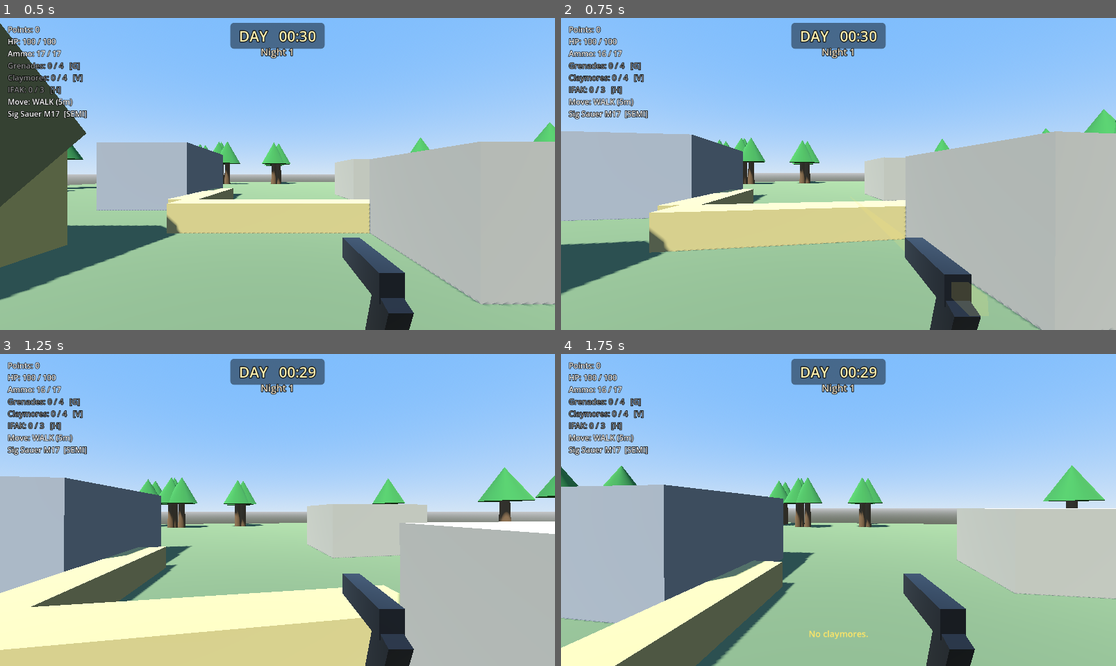
Above: before the commit, frames 1-4 (two rows, left to right).
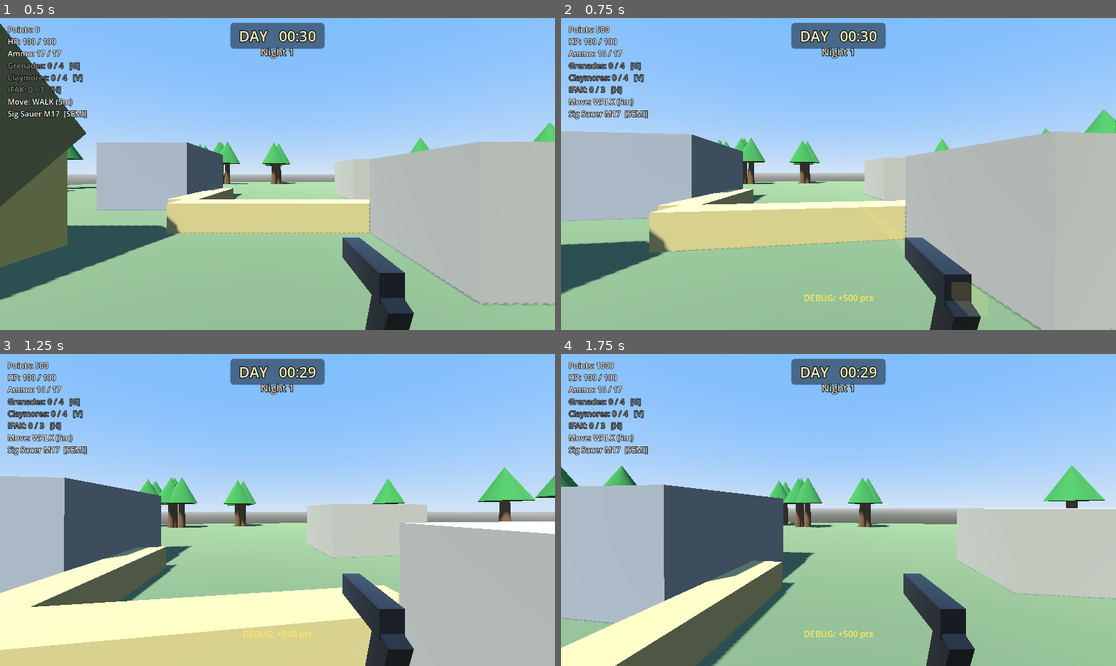
Above: after the commit, the same moments.

Repository: aepibailey/Zombie-Game
Game: Godot game, scene res://scenes/Main.tscn
The game is run twice, just before and just after one commit, with the same random seed, the same clock (stepped at 60 frames per second) and the same inputs.
Inputs (mouse positions are in pixels of both pictures, inside the frame that each line leads up to):
- Up to frame 1 (0.5 s): no input
- Up to frame 2 (0.75 s): tap Enter at 0.5 s; move the mouse to (866, 174) at 0.52 s; hold W from 0.53 s (still down); tap I at 0.6 s; click (866, 174) at 0.67 s
- Up to frame 3 (1.25 s): keep holding W; tap Space at 0.77 s
- Up to frame 4 (1.75 s): keep holding W; move the mouse to (810, 510) at 1.27 s; tap V (equip_claymore) at 1.35 s; tap Space at 1.52 s; tap I at 1.55 s

Frame 1 is identical in both runs. In frame 2, 0.2% of the frame differs, in the area x 6-57%, y 2-92%; in frame 3, 0.1%; in frame 4, 0.2%.

Commit message:
TEMPORARY: debug key I grants 500 points (Prompt C gate 2)
The codebase had no way to grant points, and gate 2's shopping list
needs about 65 points to touch every spend category in one Day. One
constant and one branch in Main's existing debug-key handler, next to
J/K/L/M. It goes through PointsManager.add_points, so it is an ordinary
award to the run log (it shows in that row's points_earned) and the
bank assertion stays honest.

To be removed before Prompt C phase 3 ends.

Co-Authored-By: Claude Opus 5.5 <noreply@anthropic.com>
Claude-Session: https://claude.ai/code/session_01KCtqRv16pejziNbc6C6f9z

Diff:
--- a/scripts/Main.gd
+++ b/scripts/Main.gd
@@ -108,6 +108,10 @@
 ## spawn in front of the player); on a toggle until it does. See
 ## SectorPreview.gd.
 const KEY_DEBUG_SECTOR_PREVIEW := KEY_U
+## TEMPORARY (Prompt C gate 2): grants DEBUG_POINTS_GRANT so one Day can
+## exercise every spend category. Removed before Prompt C phase 3 ends.
+const KEY_DEBUG_POINTS := KEY_I
+const DEBUG_POINTS_GRANT := 500
 const COVER_PREVIEW_CONFIG := preload("res://resources/cover_preview.tres")
 
 var zombie_scene: PackedScene = preload("res://scenes/Zombie.tscn")
@@ -1046,6 +1050,11 @@
 	if event.keycode == KEY_DEBUG_SPAWN_FIGHTER:
 		_debug_spawn_fighter()
 		return
+	if event.keycode == KEY_DEBUG_POINTS:
+		# Through add_points, so it is an ordinary award to the run log.
+		PointsManager.add_points(DEBUG_POINTS_GRANT)
+		_hud.show_message("DEBUG: +%d pts" % DEBUG_POINTS_GRANT)
+		return
 	if event.keycode == KEY_DEBUG_SPAWN_COVER_TEST:
 		_debug_spawn_cover_test()
 		return
